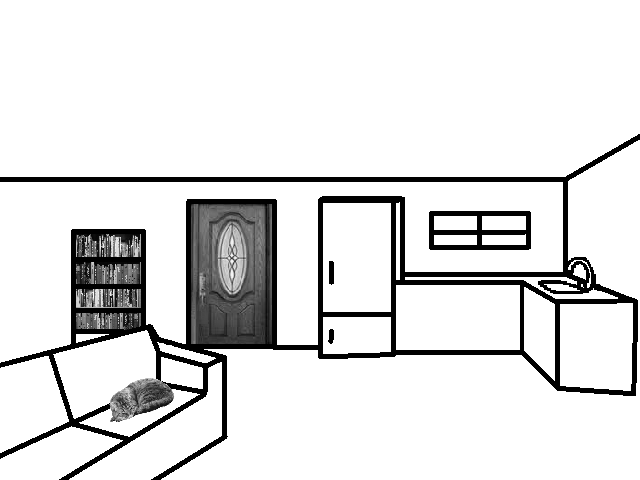
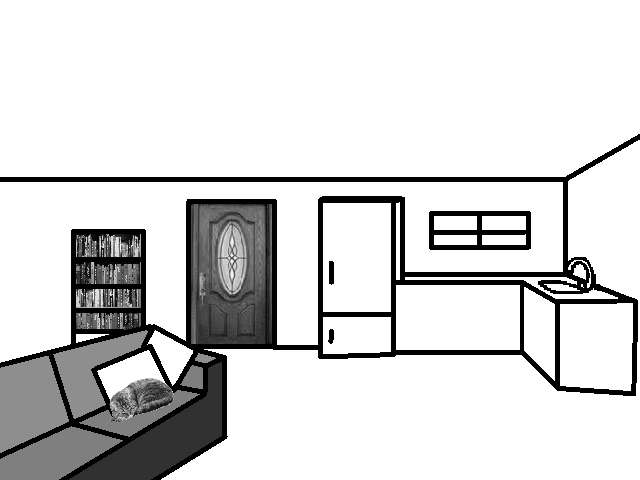
Comparing the layer stacks of the two (640, 480) images. Changes:
added layer "Pillows" above "Couch" over [64, 324, 222, 448]
painted on "Couch" over [0, 324, 222, 480]
